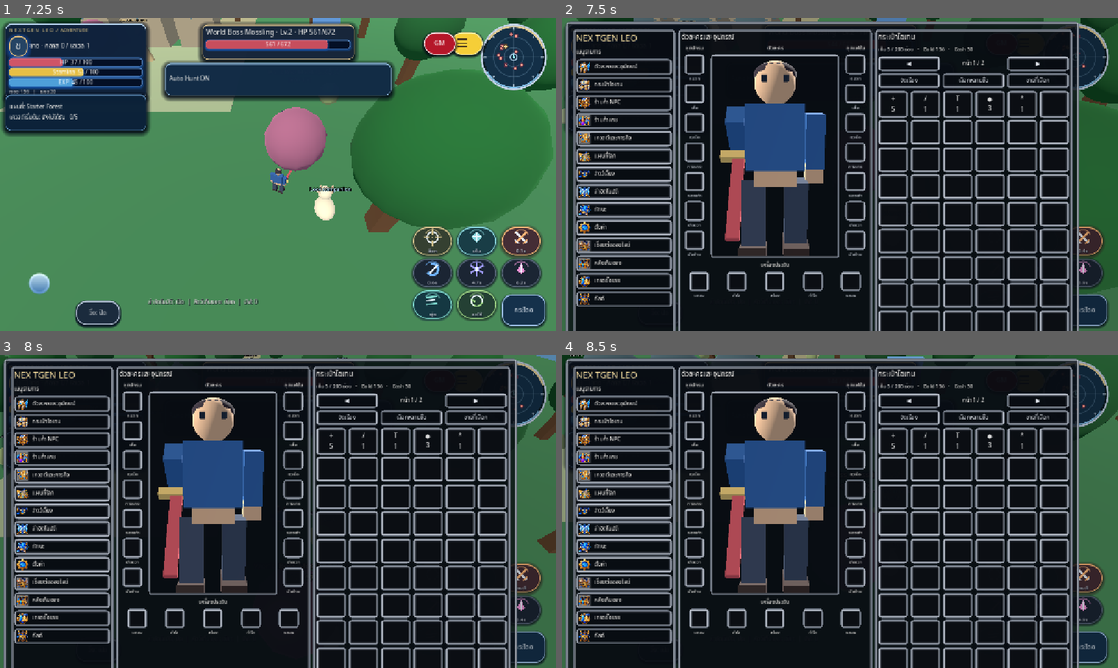
Above: before the commit, frames 1-4 (two rows, left to right).
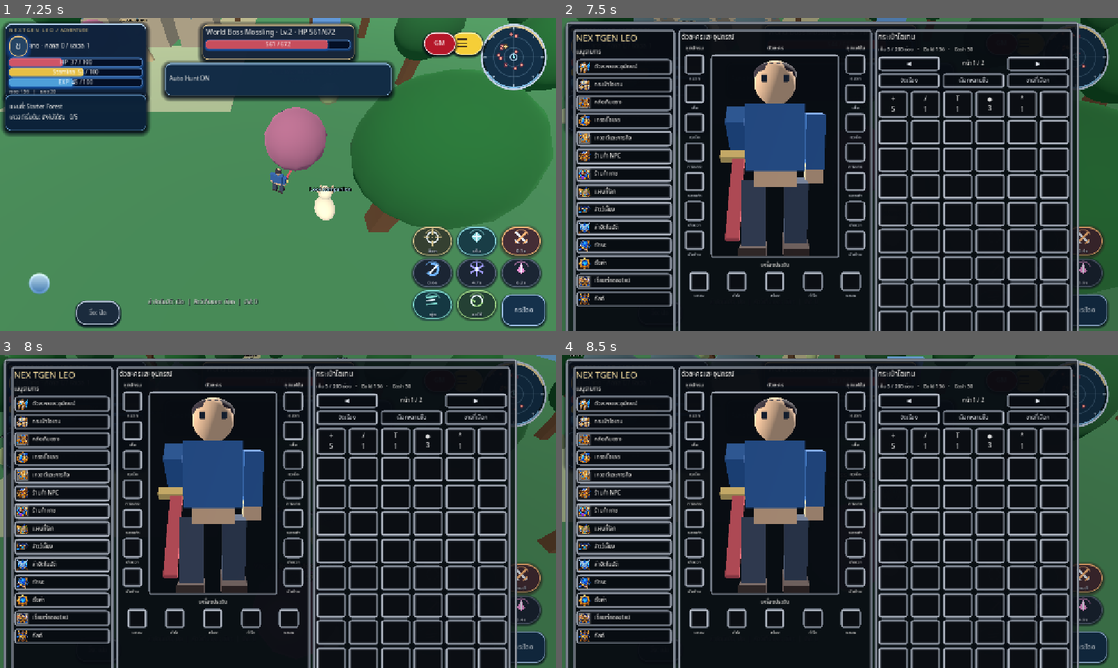
Above: after the commit, the same moments.

Repository: redfullmoon209-debug/NexTgenLeo
Game: Godot game, scene res://scenes/main.tscn
Two runs of this game, one before a commit and one after it. Both use one fixed random seed, a clock stepped at 60 frames per second and the inputs below.
Inputs (mouse positions are in pixels of both pictures, inside the frame that each line leads up to):
- Up to frame 1 (7.25 s): click "กระโดด" at 0.5 s; tap Enter at 1.25 s; move the mouse to (400, 158) at 1.27 s; hold D 1.28-2 s; tap Tab at 1.35 s; click (400, 158) at 1.42 s; tap Space at 1.52, 4.52 s; drag from (166, 190) to (250, 237) at 2.02 s; move the mouse to (333, 105) at 2.77 s; hold D 2.78-3.5 s; tap 1 at 2.85 s; drag from (250, 237) to (111, 127) at 3.52 s; move the mouse to (444, 221) at 4.27 s; hold A 4.28-5 s; tap 3 at 4.35 s; drag from (111, 127) to (194, 96) at 5.02 s; move the mouse to (305, 174) at 5.77 s; hold S 5.78-6.5 s; tap H at 5.85 s; click (305, 174) at 5.92 s; drag from (194, 96) to (166, 190) at 6.52 s
- Up to frame 2 (7.5 s): move the mouse to (962, 158) at 7.27 s; hold W from 7.28 s (still down); tap B at 7.35 s
- Up to frame 3 (8 s): keep holding W; tap Space at 7.52 s
- Up to frame 4 (8.5 s): release W at 8 s; drag from (728, 527) to (812, 574) at 8.02 s

Frame 1 is identical in both runs. In frame 2, 1.2% of the frame differs, in the area x 3-13%, y 25-86%; in frame 3, 1.2%; in frame 4, 1.2%.

Commit message:
Keep Inventory, Storage, Trade and Quest visible at the top of the scrollable full menu

Diff:
--- a/scripts/silver_inventory_workspace.gd
+++ b/scripts/silver_inventory_workspace.gd
@@ -11,17 +11,17 @@
 const MENU_SPECS := [
 	{"id":"Status", "title":"ตัวละครและอุปกรณ์", "icon":13},
 	{"id":"Bag", "title":"กระเป๋าไอเทม", "icon":3},
+	{"id":"Storage", "title":"คลังเก็บของ", "icon":5},
+	{"id":"Trade", "title":"เทรดซื้อขาย", "icon":11},
+	{"id":"Quest", "title":"เควสต์และภารกิจ", "icon":8},
 	{"id":"Shop", "title":"ร้านค้า NPC", "icon":9},
 	{"id":"Cash", "title":"ร้านค้าแคช", "icon":10},
-	{"id":"Quest", "title":"เควสต์และภารกิจ", "icon":8},
 	{"id":"World", "title":"แผนที่โลก", "icon":2},
 	{"id":"Pet", "title":"สัตว์เลี้ยง", "icon":0},
 	{"id":"Auto", "title":"ล่าอัตโนมัติ", "icon":1},
 	{"id":"Skills", "title":"ทักษะ", "icon":12},
 	{"id":"Settings", "title":"ตั้งค่า", "icon":6},
 	{"id":"Connect", "title":"เชื่อมต่อออนไลน์", "icon":7},
-	{"id":"Storage", "title":"คลังเก็บของ", "icon":5},
-	{"id":"Trade", "title":"เทรดซื้อขาย", "icon":11},
 	{"id":"Guild", "title":"กิลด์", "icon":4}
 ]
 const EQUIPMENT_KEYS := [
